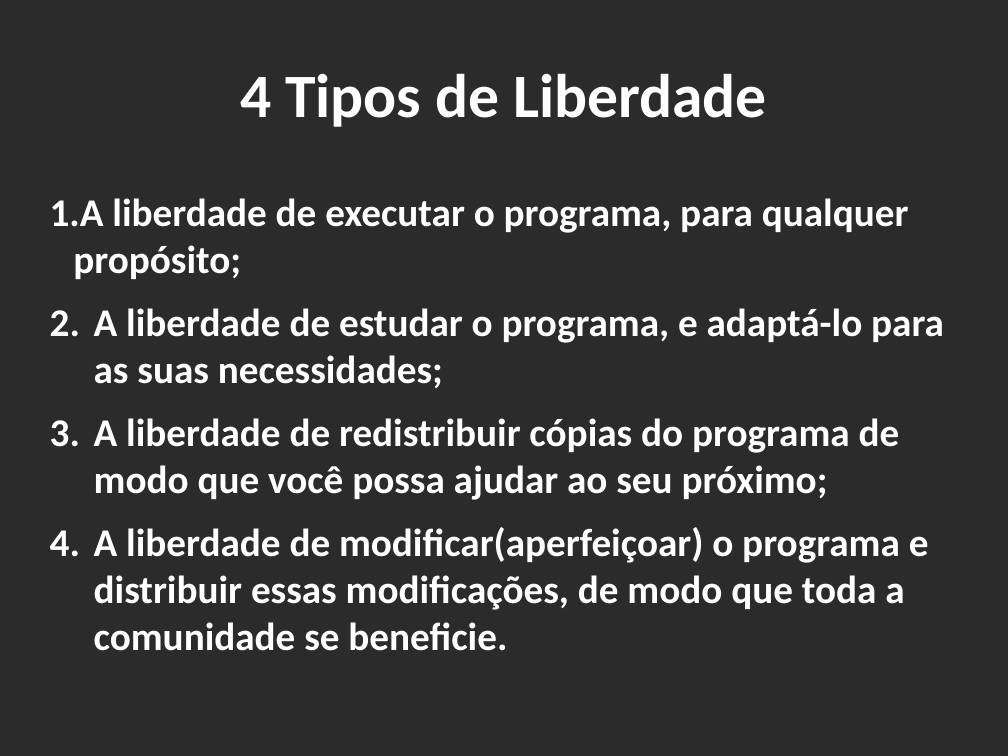
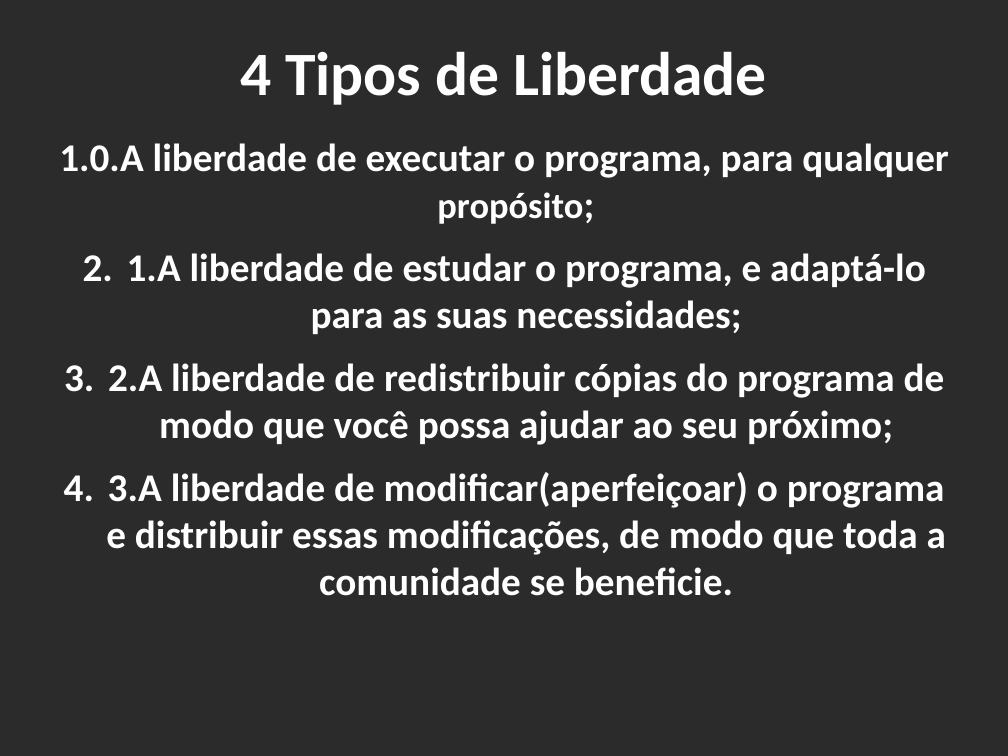
Before and after one commit to Doginnn/expotec2020, a slide deck: slide 7 of palestras/Expotec_2020_Mudando para o SL.odp. Drawn at 1008x756 pixels with LibreOffice and Linux fonts; fonts in the diff are those of the drawing; background and template pictures are left out; a plain dark background stands for a picture behind light text. Boxes give left, top, right and bottom in pixels: in the first picture for what was removed or moved away, otherwise in the second. Text is boxed around its words. In the diff, an @@ line names an element or a change of style, - is before the commit and + after.

Commit message:
[ADD]Modificando palestra Mudando para o SL

```diff
--- a/palestras/Expotec_2020_Mudando para o SL.odp
+++ b/palestras/Expotec_2020_Mudando para o SL.odp
@@ text "4 Tipos de Liberdade": place and size @@
-text "4 Tipos de Liberdade" at [240, 73, 767, 127]
+text "4 Tipos de Liberdade" at [240, 51, 767, 105]
@@ text at [59, 143, 949, 596]: text changed @@
-1. A liberdade de executar o programa, para qualquer propósito;
-2. A liberdade de estudar o programa, e adaptá-lo para as suas necessidades;
-3. A liberdade de redistribuir cópias do programa de modo que você possa ajudar ao seu próximo;
-4. A liberdade de modificar(aperfeiçoar) o programa e distribuir essas modificações, de modo que toda a comunidade se beneficie.
+1. 0.A liberdade de executar o programa, para qualquer propósito;
+2. 1.A liberdade de estudar o programa, e adaptá-lo para as suas necessidades;
+3. 2.A liberdade de redistribuir cópias do programa de modo que você possa ajudar ao seu próximo;
+4. 3.A liberdade de modificar(aperfeiçoar) o programa e distribuir essas modificações, de modo que toda a comunidade se beneficie.
```
Also in this commit, not shown: 5 other slides changed.
